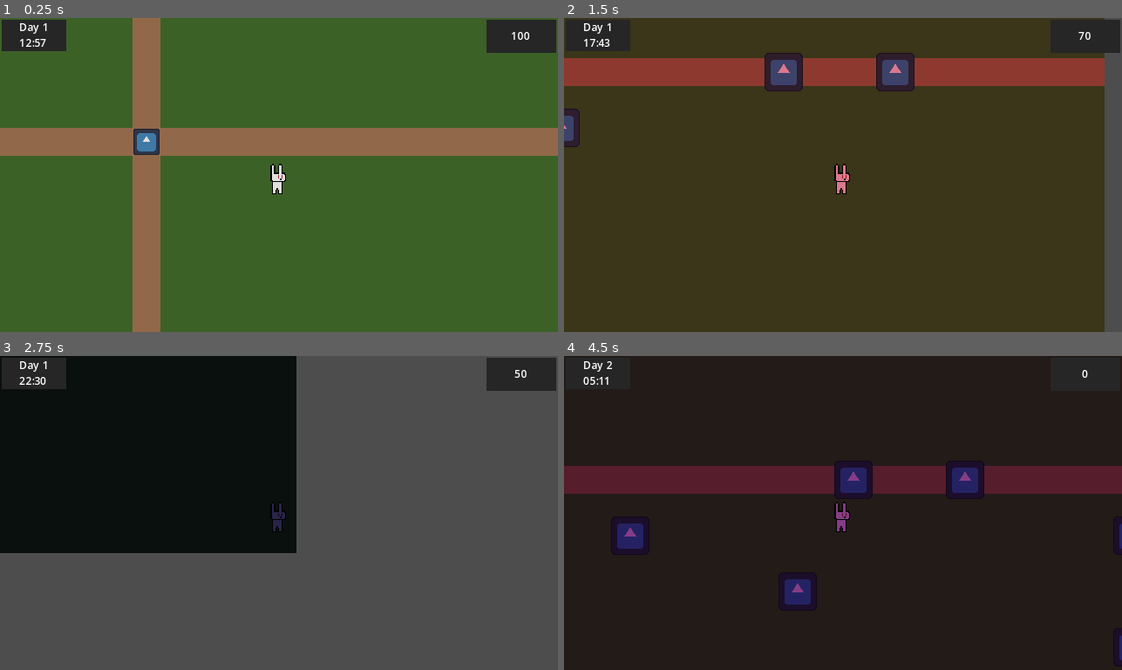
Above: before the commit, frames 1-4 (two rows, left to right).
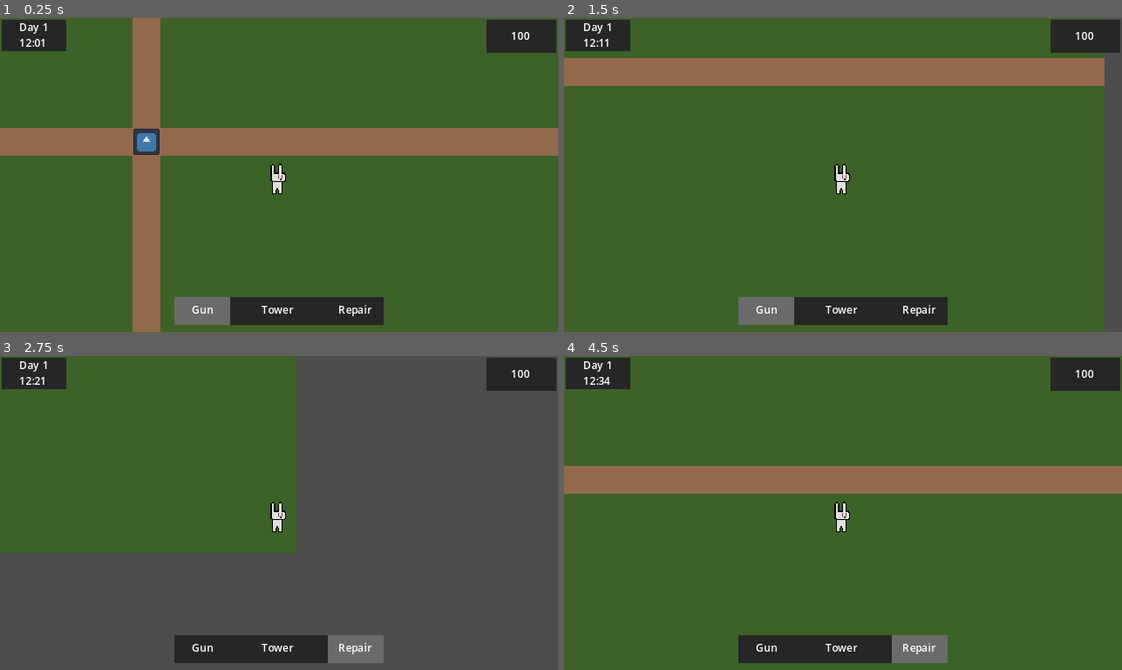
Above: after the commit, the same moments.

Repository: hschuelter/beginners-jam-summer-2024
Game: Godot game, scene res://scenes/world.tscn
The game is run twice, just before and just after one commit, with the same random seed, the same clock (stepped at 60 frames per second) and the same inputs. The engine's default icon, where the game draws it, is replaced by a stand-in: a white triangle on a blue panel in a dark square.
Inputs (mouse positions are in pixels of both pictures, inside the frame that each line leads up to):
- Up to frame 1 (0.25 s): no input
- Up to frame 2 (1.5 s): tap Enter (ui_accept) at 0.5, 0.77, 1.07 s; move the mouse to (965, 159) at 0.52 s; hold Right (ui_right) 0.53-1.28 s; click (965, 159) at 0.6 s; tap 1 (num_1, bound only after the commit) at 0.8, 1.35 s; move the mouse to (731, 190) at 1.27 s; hold Down (ui_down) from 1.28 s (still down)
- Up to frame 3 (2.75 s): tap Enter (ui_accept) at 1.52, 1.82 s; tap 2 (num_2, bound only after the commit) at 1.55, 2.1 s; move the mouse to (334, 443) at 2.02 s; release Down (ui_down) at 2.03 s; hold Right (ui_right) from 2.03 s (still down); tap 3 (num_3, bound only after the commit) at 2.3 s
- Up to frame 4 (4.5 s): move the mouse to (815, 575) at 2.77 s; release Right (ui_right) at 2.78 s; hold Up (ui_up) 2.78-3.53 s; tap 3 (num_3, bound only after the commit) at 2.85 s; tap Enter (ui_accept) at 3.02, 3.05, 3.32, 3.6, 3.77, 4.07 s; move the mouse to (1010, 560) at 3.52 s; hold Left (ui_left) from 3.53 s (still down); click (1010, 560) at 3.8 s; move the mouse to (675, 465) at 4.27 s; click (675, 465) at 4.35 s

The runs differ from the first frame. In frame 1, 3.4% of the frame differs, in the area x 6-69%, y 6-98%; in frame 2, 92%; in frame 3, 36%; in frame 4, 95%, in the area x 0-100%, y 0-100%.

Commit message:
added enemy drops, player gun, build tool

Diff:
--- a/project.godot
+++ b/project.godot
@@ -67,6 +67,26 @@
 , Object(InputEventKey,"resource_local_to_scene":false,"resource_name":"","device":-1,"window_id":0,"alt_pressed":false,"shift_pressed":false,"ctrl_pressed":false,"meta_pressed":false,"pressed":false,"keycode":0,"physical_keycode":83,"key_label":0,"unicode":115,"echo":false,"script":null)
 ]
 }
+mouse_left={
+"deadzone": 0.5,
+"events": [Object(InputEventMouseButton,"resource_local_to_scene":false,"resource_name":"","device":-1,"window_id":0,"alt_pressed":false,"shift_pressed":false,"ctrl_pressed":false,"meta_pressed":false,"button_mask":0,"position":Vector2(0, 0),"global_position":Vector2(0, 0),"factor":1.0,"button_index":1,"canceled":false,"pressed":false,"double_click":false,"script":null)
+]
+}
+num_1={
+"deadzone": 0.5,
+"events": [Object(InputEventKey,"resource_local_to_scene":false,"resource_name":"","device":-1,"window_id":0,"alt_pressed":false,"shift_pressed":false,"ctrl_pressed":false,"meta_pressed":false,"pressed":false,"keycode":0,"physical_keycode":49,"key_label":0,"unicode":49,"echo":false,"script":null)
+]
+}
+num_2={
+"deadzone": 0.5,
+"events": [Object(InputEventKey,"resource_local_to_scene":false,"resource_name":"","device":-1,"window_id":0,"alt_pressed":false,"shift_pressed":false,"ctrl_pressed":false,"meta_pressed":false,"pressed":false,"keycode":0,"physical_keycode":50,"key_label":0,"unicode":50,"echo":false,"script":null)
+]
+}
+num_3={
+"deadzone": 0.5,
+"events": [Object(InputEventKey,"resource_local_to_scene":false,"resource_name":"","device":-1,"window_id":0,"alt_pressed":false,"shift_pressed":false,"ctrl_pressed":false,"meta_pressed":false,"pressed":false,"keycode":0,"physical_keycode":51,"key_label":0,"unicode":51,"echo":false,"script":null)
+]
+}
 
 [rendering]
 
--- a/scenes/bullet.tscn
+++ b/scenes/bullet/bullet.tscn
@@ -1,18 +1,18 @@
 [gd_scene load_steps=4 format=3 uid="uid://b7nhg6os42of0"]
 
-[ext_resource type="Texture2D" uid="uid://dkddkwwjwo7y4" path="res://icon.svg" id="1_0ekx2"]
-[ext_resource type="Script" path="res://scripts/bullet.gd" id="1_sr3le"]
+[ext_resource type="Script" path="res://scripts/bullet/bullet.gd" id="1_v8p5m"]
+[ext_resource type="Texture2D" uid="uid://dkddkwwjwo7y4" path="res://icon.svg" id="2_r05fv"]
 
 [sub_resource type="CircleShape2D" id="CircleShape2D_t674w"]
 radius = 4.0
 
 [node name="Bullet" type="Area2D" groups=["bullet"]]
-script = ExtResource("1_sr3le")
+script = ExtResource("1_v8p5m")
 
 [node name="Sprite2D" type="Sprite2D" parent="."]
 modulate = Color(0, 0, 0, 1)
 scale = Vector2(0.046875, 0.046875)
-texture = ExtResource("1_0ekx2")
+texture = ExtResource("2_r05fv")
 
 [node name="CollisionShape2D" type="CollisionShape2D" parent="."]
 shape = SubResource("CircleShape2D_t674w")
--- /dev/null
+++ b/scenes/bullet/player_bullet.tscn
@@ -0,0 +1,18 @@
+[gd_scene load_steps=4 format=3 uid="uid://blfflbird4qfy"]
+
+[ext_resource type="Script" path="res://scripts/bullet/player_bullet.gd" id="1_bcy1j"]
+[ext_resource type="Texture2D" uid="uid://dkddkwwjwo7y4" path="res://icon.svg" id="2_fw0qu"]
+
+[sub_resource type="CircleShape2D" id="CircleShape2D_t674w"]
+radius = 4.0
+
+[node name="PlayerBullet" type="Area2D" groups=["bullet"]]
+script = ExtResource("1_bcy1j")
+
+[node name="Sprite2D" type="Sprite2D" parent="."]
+modulate = Color(0, 0, 0, 1)
+scale = Vector2(0.046875, 0.046875)
+texture = ExtResource("2_fw0qu")
+
+[node name="CollisionShape2D" type="CollisionShape2D" parent="."]
+shape = SubResource("CircleShape2D_t674w")
--- /dev/null
+++ b/scenes/bullet/tower_bullet.tscn
@@ -0,0 +1,18 @@
+[gd_scene load_steps=4 format=3 uid="uid://bppoi5xcbepef"]
+
+[ext_resource type="Script" path="res://scripts/bullet/tower_bullet.gd" id="1_oykd3"]
+[ext_resource type="Texture2D" uid="uid://dkddkwwjwo7y4" path="res://icon.svg" id="2_c143p"]
+
+[sub_resource type="CircleShape2D" id="CircleShape2D_t674w"]
+radius = 4.0
+
+[node name="TowerBullet" type="Area2D" groups=["bullet"]]
+script = ExtResource("1_oykd3")
+
+[node name="Sprite2D" type="Sprite2D" parent="."]
+modulate = Color(0, 0, 0, 1)
+scale = Vector2(0.046875, 0.046875)
+texture = ExtResource("2_c143p")
+
+[node name="CollisionShape2D" type="CollisionShape2D" parent="."]
+shape = SubResource("CircleShape2D_t674w")
--- /dev/null
+++ b/scenes/components/drop_component.tscn
@@ -0,0 +1,6 @@
+[gd_scene load_steps=2 format=3 uid="uid://nffcgvpomxi8"]
+
+[ext_resource type="Script" path="res://scripts/components/drop_component.gd" id="1_pvjmb"]
+
+[node name="DropComponent" type="Node2D"]
+script = ExtResource("1_pvjmb")
--- /dev/null
+++ b/scenes/components/health_component.tscn
@@ -0,0 +1,6 @@
+[gd_scene load_steps=2 format=3 uid="uid://j8exgj216fpn"]
+
+[ext_resource type="Script" path="res://scripts/components/health_component.gd" id="1_xiauo"]
+
+[node name="HealthComponent" type="Node2D"]
+script = ExtResource("1_xiauo")
--- /dev/null
+++ b/scenes/drop.tscn
@@ -0,0 +1,18 @@
+[gd_scene load_steps=4 format=3 uid="uid://gx612wc4eepu"]
+
+[ext_resource type="Script" path="res://scripts/drop.gd" id="1_43msy"]
+[ext_resource type="Texture2D" uid="uid://dkddkwwjwo7y4" path="res://icon.svg" id="1_yxivt"]
+
+[sub_resource type="CircleShape2D" id="CircleShape2D_3mxgs"]
+radius = 7.0
+
+[node name="Drop" type="Area2D" groups=["drop"]]
+script = ExtResource("1_43msy")
+
+[node name="Sprite2D" type="Sprite2D" parent="."]
+self_modulate = Color(0, 0, 0, 1)
+scale = Vector2(0.078125, 0.078125)
+texture = ExtResource("1_yxivt")
+
+[node name="CollisionShape2D" type="CollisionShape2D" parent="."]
+shape = SubResource("CircleShape2D_3mxgs")
--- a/scenes/enemies/enemy.tscn
+++ b/scenes/enemies/enemy.tscn
@@ -1,8 +1,9 @@
-[gd_scene load_steps=5 format=3 uid="uid://b4mcce87xr4du"]
+[gd_scene load_steps=6 format=3 uid="uid://b4mcce87xr4du"]
 
 [ext_resource type="Script" path="res://scripts/enemies/enemy.gd" id="1_5wk46"]
 [ext_resource type="Texture2D" uid="uid://dlvkgbjhldyc0" path="res://art/enemy/icon-enemy.svg" id="1_b77sw"]
-[ext_resource type="Script" path="res://scripts/components/health_component.gd" id="3_w71qq"]
+[ext_resource type="PackedScene" uid="uid://j8exgj216fpn" path="res://scenes/components/health_component.tscn" id="3_j6qdy"]
+[ext_resource type="PackedScene" uid="uid://nffcgvpomxi8" path="res://scenes/components/drop_component.tscn" id="4_oc0y4"]
 
 [sub_resource type="RectangleShape2D" id="RectangleShape2D_ccpw8"]
 size = Vector2(18, 18)
@@ -10,6 +11,7 @@
 [node name="Enemy" type="Area2D" groups=["enemy"]]
 disable_mode = 2
 script = ExtResource("1_5wk46")
+drop_rate = 0.9
 
 [node name="Sprite2D" type="Sprite2D" parent="."]
 modulate = Color(1, 0.403922, 0.290196, 1)
@@ -19,8 +21,9 @@
 [node name="CollisionShape2D" type="CollisionShape2D" parent="."]
 shape = SubResource("RectangleShape2D_ccpw8")
 
-[node name="HealthComponent" type="Node2D" parent="."]
-script = ExtResource("3_w71qq")
+[node name="HealthComponent" parent="." instance=ExtResource("3_j6qdy")]
+
+[node name="DropComponent" parent="." instance=ExtResource("4_oc0y4")]
 
 [node name="DamageNumberOrigin" type="Node2D" parent="."]
 position = Vector2(0, -15)
--- a/scenes/player.tscn
+++ b/scenes/player.tscn
@@ -1,7 +1,13 @@
-[gd_scene load_steps=4 format=3 uid="uid://dc7e8d6t11xfm"]
+[gd_scene load_steps=8 format=3 uid="uid://dc7e8d6t11xfm"]
 
 [ext_resource type="Script" path="res://scripts/player.gd" id="1_upa1n"]
 [ext_resource type="Texture2D" uid="uid://baw8crp034663" path="res://art/player-Sprite-Sheet.png" id="2_udygj"]
+[ext_resource type="Script" path="res://scripts/tools/gun_tool.gd" id="3_jyulw"]
+[ext_resource type="Script" path="res://scripts/tools/build_tool.gd" id="4_qh6we"]
+[ext_resource type="Script" path="res://scripts/tools/repair_tool.gd" id="5_ll2o8"]
+
+[sub_resource type="CircleShape2D" id="CircleShape2D_humg7"]
+radius = 12.8571
 
 [sub_resource type="CapsuleShape2D" id="CapsuleShape2D_188pc"]
 radius = 7.0
@@ -18,6 +24,28 @@
 vframes = 4
 frame = 1
 
+[node name="PickupRange" type="Area2D" parent="."]
+scale = Vector2(1, 1)
+
+[node name="CollisionShape2D" type="CollisionShape2D" parent="PickupRange"]
+position = Vector2(-1.42857, 2.85714)
+shape = SubResource("CircleShape2D_humg7")
+
 [node name="CollisionShape2D" type="CollisionShape2D" parent="."]
 position = Vector2(-1, 3)
+scale = Vector2(1, 1)
 shape = SubResource("CapsuleShape2D_188pc")
+
+[node name="GunTool" type="Node2D" parent="."]
+position = Vector2(-1.42857, 0)
+script = ExtResource("3_jyulw")
+bullet_damage = 10
+
+[node name="BuildTool" type="Node2D" parent="."]
+position = Vector2(-1.42857, 1.42857)
+script = ExtResource("4_qh6we")
+
+[node name="RepairTool" type="Node2D" parent="."]
+script = ExtResource("5_ll2o8")
+
+[connection signal="area_entered" from="PickupRange" to="." method="_on_pickup_range_area_entered"]
--- a/scenes/world.tscn
+++ b/scenes/world.tscn
@@ -67,7 +67,7 @@
 
 [node name="ResourcesUI" type="Node2D" parent="CanvasLayer"]
 
-[node name="ColorRect" type="ColorRect" parent="CanvasLayer/ResourcesUI"]
+[node name="BG" type="ColorRect" parent="CanvasLayer/ResourcesUI"]
 offset_left = 279.0
 offset_top = 1.0
 offset_right = 319.0
@@ -85,9 +85,67 @@
 horizontal_alignment = 1
 vertical_alignment = 1
 
+[node name="ToolboxUI" type="Node2D" parent="CanvasLayer"]
+
+[node name="BG" type="ColorRect" parent="CanvasLayer/ToolboxUI"]
+offset_left = 100.0
+offset_top = 160.0
+offset_right = 220.0
+offset_bottom = 176.0
+color = Color(0.14902, 0.14902, 0.14902, 1)
+
+[node name="GunLabel" type="Label" parent="CanvasLayer/ToolboxUI"]
+offset_left = 100.0
+offset_top = 160.0
+offset_right = 132.0
+offset_bottom = 176.0
+text = "Gun"
+label_settings = ExtResource("3_7ewr0")
+horizontal_alignment = 1
+vertical_alignment = 1
+
+[node name="Selected" type="ColorRect" parent="CanvasLayer/ToolboxUI/GunLabel"]
+offset_right = 32.0
+offset_bottom = 16.0
+color = Color(1, 1, 1, 0.313726)
+
+[node name="TowerLabel" type="Label" parent="CanvasLayer/ToolboxUI"]
+offset_left = 144.0
+offset_top = 160.0
+offset_right = 176.0
+offset_bottom = 176.0
+text = "Tower
+"
+label_settings = ExtResource("3_7ewr0")
+horizontal_alignment = 1
+vertical_alignment = 1
+
+[node name="Selected" type="ColorRect" parent="CanvasLayer/ToolboxUI/TowerLabel"]
+visible = false
+offset_right = 32.0
+offset_bottom = 16.0
+color = Color(1, 1, 1, 0.313726)
+
+[node name="RepairLabel" type="Label" parent="CanvasLayer/ToolboxUI"]
+offset_left = 188.0
+offset_top = 160.0
+offset_right = 220.0
+offset_bottom = 176.0
+text = "Repair"
+label_settings = ExtResource("3_7ewr0")
+horizontal_alignment = 1
+vertical_alignment = 1
+
+[node name="Selected" type="ColorRect" parent="CanvasLayer/ToolboxUI/RepairLabel"]
+visible = false
+offset_right = 32.0
+offset_bottom = 16.0
+color = Color(1, 1, 1, 0.313726)
+
 [node name="CanvasModulate" type="CanvasModulate" parent="."]
 script = ExtResource("1_jqcbh")
 gradient = SubResource("GradientTexture1D_yl0w3")
+ingame_speed_rate = 30.0
 
 [node name="TileMapBackground" type="TileMap" parent="."]
 tile_set = SubResource("TileSet_bv4sy")
@@ -108,4 +166,3 @@
 
 [node name="Tower" parent="." instance=ExtResource("8_xv8j2")]
 position = Vector2(-254, 45)
-tower_range = 80.0
--- a/scripts/bullet.gd
+++ /dev/null
@@ -1,21 +0,0 @@
-extends Area2D
-class_name Bullet
-
-const SPEED: float = 300
-
-var target: Enemy
-var target_position
-var damage: float = 3
-
-
-func _process(delta):
-	if target != null:
-		target_position = target.global_position
-		var direction = target_position - self.global_position
-
-		move(direction.normalized(), delta)
-	else:
-		queue_free()
-
-func move(direction: Vector2, delta: float) -> void:
-	self.global_position += direction * SPEED * delta
--- /dev/null
+++ b/scripts/bullet/bullet.gd
@@ -0,0 +1,22 @@
+extends Area2D
+class_name Bullet
+
+const BULLET_SCENE: Resource = preload("res://scenes/bullet/bullet.tscn")
+const SPEED: float = 300
+
+var damage: float = 3
+var target: Vector2
+
+static func create_bullet(_damage: float, _target, _name: String) -> Bullet:
+	var new_bullet: Bullet = BULLET_SCENE.instantiate()
+	new_bullet.damage = _damage
+	new_bullet.target = _target
+	new_bullet.name = _name
+
+	return new_bullet
+
+func _process(delta):
+	move(target.normalized(), delta)
+
+func move(direction: Vector2, delta: float) -> void:
+	self.global_position += direction * SPEED * delta
--- /dev/null
+++ b/scripts/bullet/player_bullet.gd
@@ -0,0 +1,2 @@
+extends Bullet
+class_name PlayerBullet
--- /dev/null
+++ b/scripts/bullet/tower_bullet.gd
@@ -0,0 +1,23 @@
+extends Bullet
+class_name TowerBullet
+
+const TOWER_BULLET_SCENE: Resource = preload("res://scenes/bullet/tower_bullet.tscn")
+
+var enemy: Enemy
+
+static func create_bullet(_damage: float, _enemy, _name: String) -> Bullet:
+	var new_tower_bullet: TowerBullet = TOWER_BULLET_SCENE.instantiate()
+	new_tower_bullet.damage = _damage
+	new_tower_bullet.enemy = _enemy
+	new_tower_bullet.name = _name
+
+	return new_tower_bullet
+
+func _process(delta):
+	if enemy != null:
+		target = enemy.global_position
+		var direction = target - self.global_position
+
+		move(direction.normalized(), delta)
+	else:
+		queue_free()
--- a/scripts/canvas_layer.gd
+++ b/scripts/canvas_layer.gd
@@ -1,13 +1,18 @@
 extends CanvasLayer
 
-@onready var day_label = $DayNightCycleUI/DayLabel
-@onready var time_label = $DayNightCycleUI/TimeLabel
-@onready var resources_label = $ResourcesUI/ResourcesLabel
+@onready var day_night_cycle_ui = $DayNightCycleUI
+@onready var resources_ui = $ResourcesUI
+@onready var toolbox_ui = $ToolboxUI
 
 
 func set_daytime(day: int, hour: int, minutes: int):
-	day_label.text = "Day %d" % [day + 1]
-	time_label.text = "%02d:%02d" % [hour, minutes]
+	day_night_cycle_ui.get_node("DayLabel").text = "Day %d" % [day + 1]
+	day_night_cycle_ui.get_node("TimeLabel").text = "%02d:%02d" % [hour, minutes]
 
 func set_resources(gears: int) -> void:
-	resources_label.text = "%d" % [gears]
+	resources_ui.get_node("ResourcesLabel").text = "%d" % [gears]
+
+func set_toolbox(tool: int) -> void:
+	toolbox_ui.get_node("GunLabel").get_node("Selected").visible = tool == 0
+	toolbox_ui.get_node("TowerLabel").get_node("Selected").visible = tool == 1
+	toolbox_ui.get_node("RepairLabel").get_node("Selected").visible = tool == 2
--- /dev/null
+++ b/scripts/components/drop_component.gd
@@ -0,0 +1,19 @@
+extends Node2D
+class_name DropComponent
+
+@onready var drop_scene: Resource = preload("res://scenes/drop.tscn")
+
+var world
+var drop_rate: float
+var drop_value: int
+var rng = RandomNumberGenerator.new()
+
+func drop():
+	if(rng.randf() < drop_rate):
+		instantiate_drop()
+
+func instantiate_drop():
+	var new_drop: Drop = Drop.create_drop(drop_value)
+	world.add_child(new_drop)
+	new_drop.name = "Drop"
+	new_drop.global_position = self.global_position
--- /dev/null
+++ b/scripts/drop.gd
@@ -0,0 +1,21 @@
+extends Area2D
+class_name Drop
+
+const DROP_SCENE: Resource = preload("res://scenes/drop.tscn")
+
+var gears: int = 2
+
+static func create_drop(_gears: int, _name: String = "") -> Drop:
+	var new_drop: Drop = DROP_SCENE.instantiate()
+	new_drop.gears = _gears
+	new_drop.name = _name
+
+	return new_drop
+
+func _ready():
+	pass # Replace with function body.
+
+
+# Called every frame. 'delta' is the elapsed time since the previous frame.
+func _process(delta):
+	pass
--- a/scripts/enemies/enemy.gd
+++ b/scripts/enemies/enemy.gd
@@ -1,19 +1,42 @@
 extends Area2D
 class_name Enemy
 
+#region Constants
+const ENEMY_SCENE: Resource = preload("res://scenes/enemies/enemy.tscn")
+#endregion
+
+#region Node Childs
+@onready var damage_number_origin = $DamageNumberOrigin
+@onready var drop_component = $DropComponent
 @onready var health_component = $HealthComponent
-@onready var damage_number_origin = $DamageNumberOrigin
+#endregion
 
-@export var player: Player
 @export var max_health: float = 30
+@export var drop_rate: float = 0.30
+@export var drop_value: int = 2
+@export var speed = 30.0
 
+var player: Player
 var target = Vector2.ZERO
-const SPEED = 30.0
+var world
+
+static func create_enemy(_player: Player, _target: Vector2, _world: Node2D, _name: String = "") -> Enemy:
+	var new_enemy: Enemy = ENEMY_SCENE.instantiate()
+	new_enemy.player = _player
+	new_enemy.target = _target
+	new_enemy.world = _world
+	new_enemy.name = _name
+
+	return new_enemy
 
 func _ready():
 	health_component.max_health = max_health
 	health_component.current_health = max_health
 	health_component.die.connect(die)
+
+	drop_component.drop_rate = clamp(drop_rate, 0.0, 1.0)
+	drop_component.drop_value = drop_value
+	drop_component.world = world
 
 func _process(delta):
 	var direction = target - self.global_position
@@ -24,9 +47,10 @@
 		queue_free()
 
 func move(direction: Vector2, delta: float) -> void:
-	self.global_position += direction * SPEED * delta
+	self.global_position += direction * speed * delta
 
 func die():
+	drop_component.drop()
 	queue_free()
 
 func _on_area_entered(area):
--- a/scripts/enemies/wave_spawner.gd
+++ b/scripts/enemies/wave_spawner.gd
@@ -24,18 +24,15 @@
 func _process(delta):
 	pass
 
-
 func get_random_spawn_point() -> Vector2:
 	var num = rng.randi_range(0, spawn_points.size() - 1)
 	return spawn_points[num]
 
 func spawn_enemy(_position: Vector2) -> void:
-	var spawned_enemy: Enemy = enemy_scene.instantiate()
+	var new_enemy: Enemy = Enemy.create_enemy(player, Vector2.ZERO, world, "Enemy")
+	world.add_child(new_enemy)
+	new_enemy.global_position = _position
 
-	spawned_enemy.player = player
-	#spawned_enemy.name = "Enemy"
-	world.add_child(spawned_enemy)
-	spawned_enemy.global_position = _position
 	spawn_timer.start()
 
 func _on_spawn_timer_timeout() -> void:
--- a/scripts/player.gd
+++ b/scripts/player.gd
@@ -2,23 +2,62 @@
 class_name Player
 
 const SPEED = 200.0
-const TILE_SIZE = 32
 
 signal update_resources(gears: int)
+signal update_toolbox(current_tool: int)
 
 @onready var world = $".."
-@onready var tower_scene: Resource = preload("res://scenes/towers/tower.tscn")
+@onready var gun_tool = $GunTool
+@onready var build_tool = $BuildTool
+@onready var repair_tool = $RepairTool
+
+enum States {
+	GUN,
+	BUILD,
+	REPAIR
+}
+var current_state: States = States.GUN
 
 var gears: int = 100
 var tower_cost: int = 10
 
+func _ready():
+	gun_tool.world = world
+	build_tool.world = world
+	repair_tool.world = world
+
+
 func _physics_process(delta):
 	var input_vector = get_input_vector()
+	handle_movement(input_vector, delta)
+	handle_tool()
 
-	handle_movement(input_vector, delta)
+	if current_state == States.GUN:
+		if(Input.is_action_just_pressed("mouse_left")):
+			gun_tool.action()
 
-	if(Input.is_action_just_pressed("ui_accept")) and gears >= tower_cost:
-		spawn_tower()
+	elif current_state == States.BUILD:
+		if(Input.is_action_just_pressed("mouse_left")) and gears >= tower_cost:
+			build_tool.action()
+			gears -= tower_cost
+			update_resources.emit(gears)
+
+	elif current_state == States.REPAIR:
+		if(Input.is_action_just_pressed("mouse_left")):
+			repair_tool.action()
+
+
+func handle_tool() -> void:
+	var last_state = current_state
+	if(Input.is_action_just_pressed("num_1")):
+		current_state = States.GUN
+	if(Input.is_action_just_pressed("num_2")):
+		current_state = States.BUILD
+	if(Input.is_action_just_pressed("num_3")):
+		current_state = States.REPAIR
+
+	if last_state != current_state:
+		update_toolbox.emit(current_state)
 
 func get_input_vector() -> Vector2:
 	var input_vector = Vector2.ZERO
@@ -34,13 +73,8 @@
 
 	move_and_slide()
 
-func spawn_tower() -> void:
-	var tower = tower_scene.instantiate()
-	var mouse_position = (get_global_mouse_position() + Vector2(TILE_SIZE/2, TILE_SIZE/2)) / TILE_SIZE
-
-	world.add_child(tower)
-	tower.global_position = Vector2(mouse_position.floor() * TILE_SIZE)
-	tower.name = "Tower"
-
-	gears -= tower_cost
-	update_resources.emit(gears)
+func _on_pickup_range_area_entered(area):
+	if area.is_in_group("drop"):
+		self.gears += area.gears
+		update_resources.emit(gears)
+		area.queue_free()
--- a/scripts/singletons/damage_numbers.gd
+++ b/scripts/singletons/damage_numbers.gd
@@ -1,4 +1,7 @@
 extends Node
+
+const font_size: int = 8
+const outline_size: int = 3
 
 func display_number(value: int, position: Vector2, is_critical: bool = false):
 	var number = Label.new()
@@ -14,9 +17,9 @@
 		color = '#FFF8'
 
 	number.label_settings.font_color = color
-	number.label_settings.font_size = 8
+	number.label_settings.font_size = font_size
 	number.label_settings.outline_color = '#000'
-	number.label_settings.outline_size = 1
+	number.label_settings.outline_size = outline_size
 
 	call_deferred("add_child", number)
 
--- /dev/null
+++ b/scripts/tools/build_tool.gd
@@ -0,0 +1,12 @@
+extends Tool
+class_name BuildTool
+
+const GRID_SIZE = 32
+
+func action() -> void:
+	var tower := Tower.create_tower()
+	var mouse_position = (get_global_mouse_position() + Vector2(GRID_SIZE/2, GRID_SIZE/2)) / GRID_SIZE
+
+	world.add_child(tower)
+	tower.global_position = Vector2(mouse_position.floor() * GRID_SIZE)
+	tower.name = "Tower"
--- /dev/null
+++ b/scripts/tools/gun_tool.gd
@@ -0,0 +1,18 @@
+extends Tool
+class_name GunTool
+
+@onready var shoot_timer = $ShootTimer
+
+@export var bullet_damage = 1
+@export var target = Vector2.ZERO
+
+var can_shoot: bool = false
+
+func action() -> void:
+	target = get_global_mouse_position() - self.global_position
+	var bullet: Bullet = Bullet.create_bullet(bullet_damage, target.normalized(), "Bullet")
+
+	world.add_child(bullet)
+	bullet.global_position = self.global_position
+	#shoot_timer.start()
+	#can_shoot = false
--- /dev/null
+++ b/scripts/tools/repair_tool.gd
@@ -0,0 +1,7 @@
+extends Tool
+class_name RepairTool
+
+const GRID_SIZE = 32
+
+func action() -> void:
+	print("To do - RepairTool")
--- /dev/null
+++ b/scripts/tools/tool.gd
@@ -0,0 +1,13 @@
+extends Node2D
+class_name Tool
+
+var world
+
+func _ready():
+	pass
+
+func _process(delta):
+	pass
+
+func action():
+	pass
--- a/scripts/towers/tower.gd
+++ b/scripts/towers/tower.gd
@@ -1,18 +1,23 @@
 extends Node2D
 class_name Tower
 
-@export var tower_range: float = 60
+const TOWER_SCENE = preload("res://scenes/towers/tower.tscn")
+
+@export var tower_range: float = 80
 @export var tower_damage: float = 2
 
 @onready var world = $".."
 @onready var collision_shape_2d = $Range/CollisionShape2D
-@onready var bullet_scene: Resource = preload("res://scenes/bullet.tscn")
+@onready var shoot_timer = $ShootTimer
 
-@onready var shoot_timer = $ShootTimer
 var can_shoot: bool = false
+var enemy_queue: Array[Enemy]
+var target: Enemy
 
-var target: Enemy
-var enemy_queue: Array[Enemy]
+static func create_tower() -> Tower:
+	var new_tower: Tower = TOWER_SCENE.instantiate()
+
+	return new_tower
 
 func _ready():
 	shoot_timer.start()
@@ -49,14 +54,10 @@
 	return enemy
 
 func shoot() -> void:
-	#print("Current target " + target.name)
-	var bullet = bullet_scene.instantiate()
-
+	var bullet: TowerBullet = TowerBullet.create_bullet(tower_damage, target, "Bullet")
 	world.add_child(bullet)
 	bullet.global_position = self.global_position
-	bullet.target = target
-	bullet.damage = tower_damage
-	bullet.name = "Bullet"
+
 	shoot_timer.start()
 	can_shoot = false
 
--- a/scripts/world.gd
+++ b/scripts/world.gd
@@ -9,6 +9,7 @@
 	canvas_layer.visible = true
 	canvas_modulate.time_tick.connect(canvas_layer.set_daytime)
 	player.update_resources.connect(canvas_layer.set_resources)
+	player.update_toolbox.connect(canvas_layer.set_toolbox)
 	pass # Replace with function body.
 
 # Called every frame. 'delta' is the elapsed time since the previous frame.
